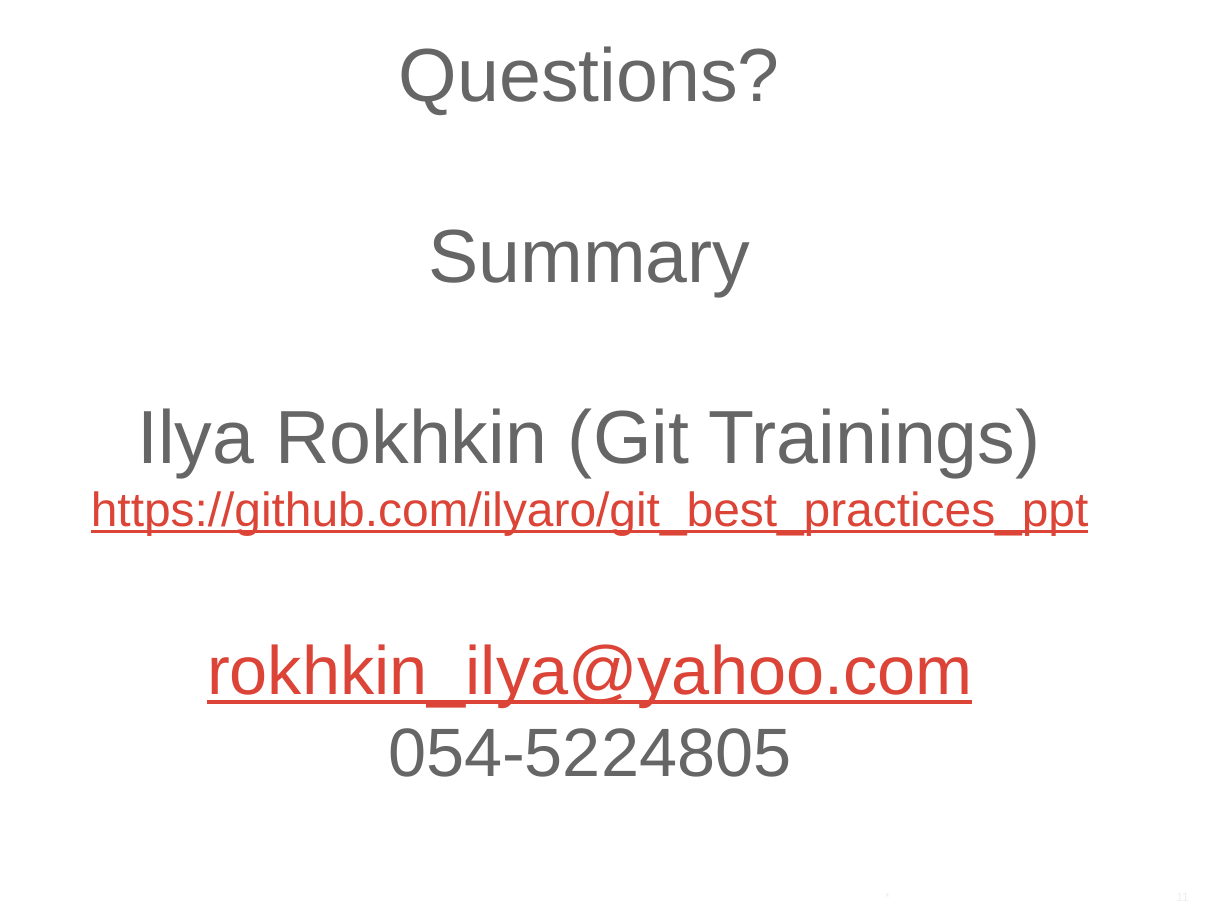
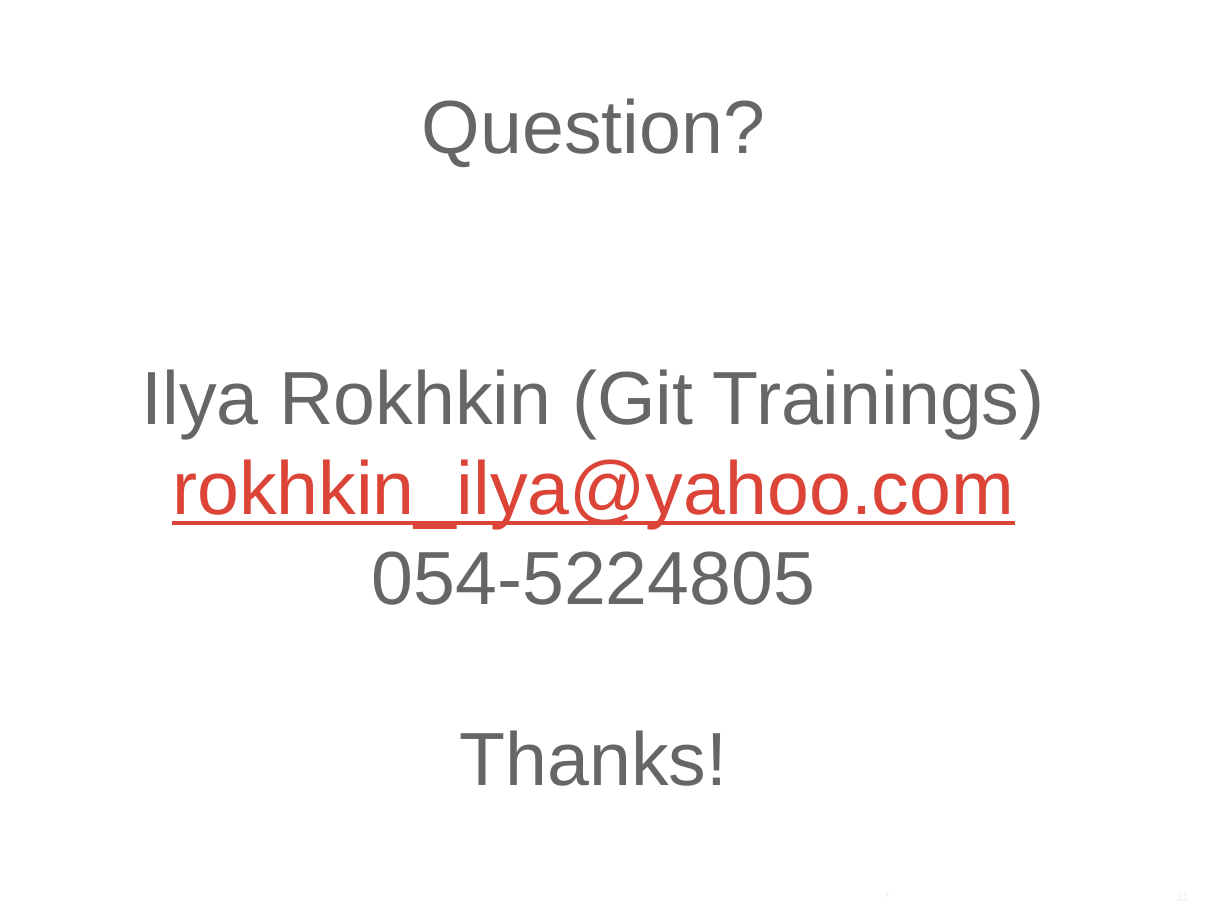
Before and after one commit to ilyaro/mysite, a slide deck: slide 11 of WorkStuff/Courses/Git/Git_Best_Practices/Git_Best_Practices.pptx. Drawn at 1232x924 pixels with LibreOffice and Linux fonts; fonts in the diff are those of the drawing. Boxes give left, top, right and bottom in pixels: in the first picture for what was removed or moved away, otherwise in the second. Text is boxed around its words. In the diff, an @@ line names an element or a change of style, - is before the commit and + after.

Commit message:
git gitlab best practices

```diff
--- a/WorkStuff/Courses/Git/Git_Best_Practices/Git_Best_Practices.pptx
+++ b/WorkStuff/Courses/Git/Git_Best_Practices/Git_Best_Practices.pptx
@@ title at (141, 98, 1045, 786): text changed; size 28 to 44 pt; text colour #DB4437 to #666666 @@
-Questions?
-Summary
-Ilya Rokhkin (Git Trainings)
-https://github.com/ilyaro/git_best_practices_ppt
-rokhkin_ilya@yahoo.com
-054-5224805
+Question?
+Ilya Rokhkin (Git Trainings)
+rokhkin_ilya@yahoo.com
+054-5224805
+Thanks!
```
Also in this commit, not shown: 1 slide removed, 2 other files.
